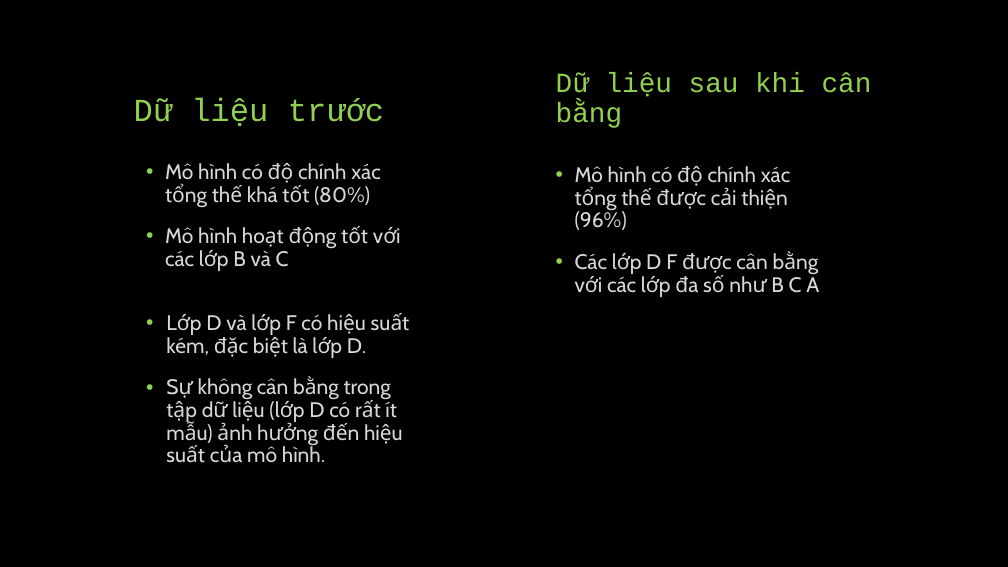
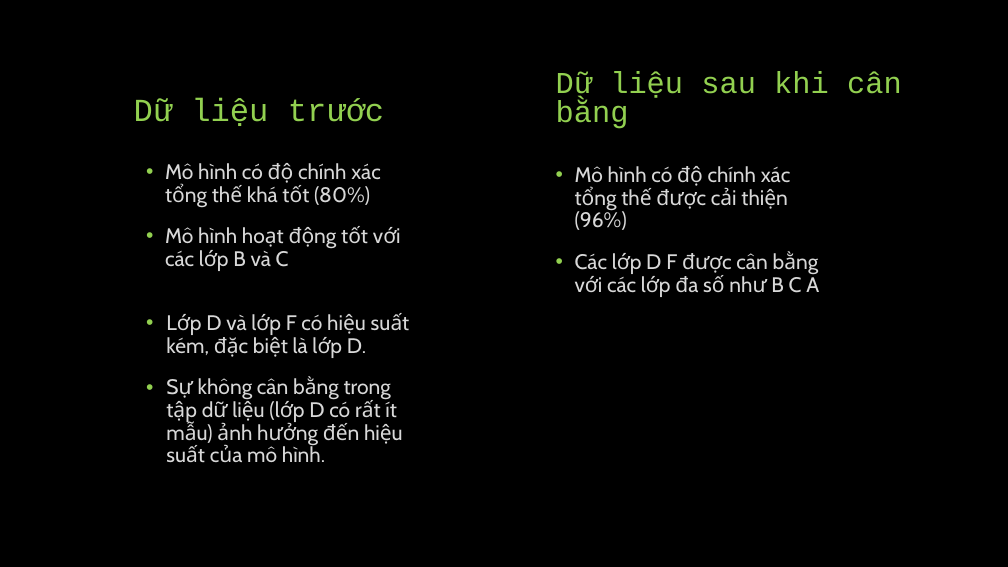
Before and after one commit to quantienquanz/Academic-Impact-Tracker, a slide deck: slide 19 of PPTX/Tuần 4.pptx (slide 10 before the commit). Drawn at 1008x567 pixels with LibreOffice and Linux fonts; fonts in the diff are those of the drawing. Boxes give left, top, right and bottom in pixels: in the first picture for what was removed or moved away, otherwise in the second. Text is boxed around its words. In the diff, an @@ line names an element or a change of style, - is before the commit and + after.

```diff
--- a/PPTX/Tuần 4.pptx
+++ b/PPTX/Tuần 4.pptx
@@ text "Dữ liệu sau khi cân ..." at [556,71,902,129]: size 26.4 to 28.9 pt; line spacing 0.9 to 0.8 @@
```
Also in this commit, not shown: 4 other slides changed, 10 slides added, 1 slide removed.
